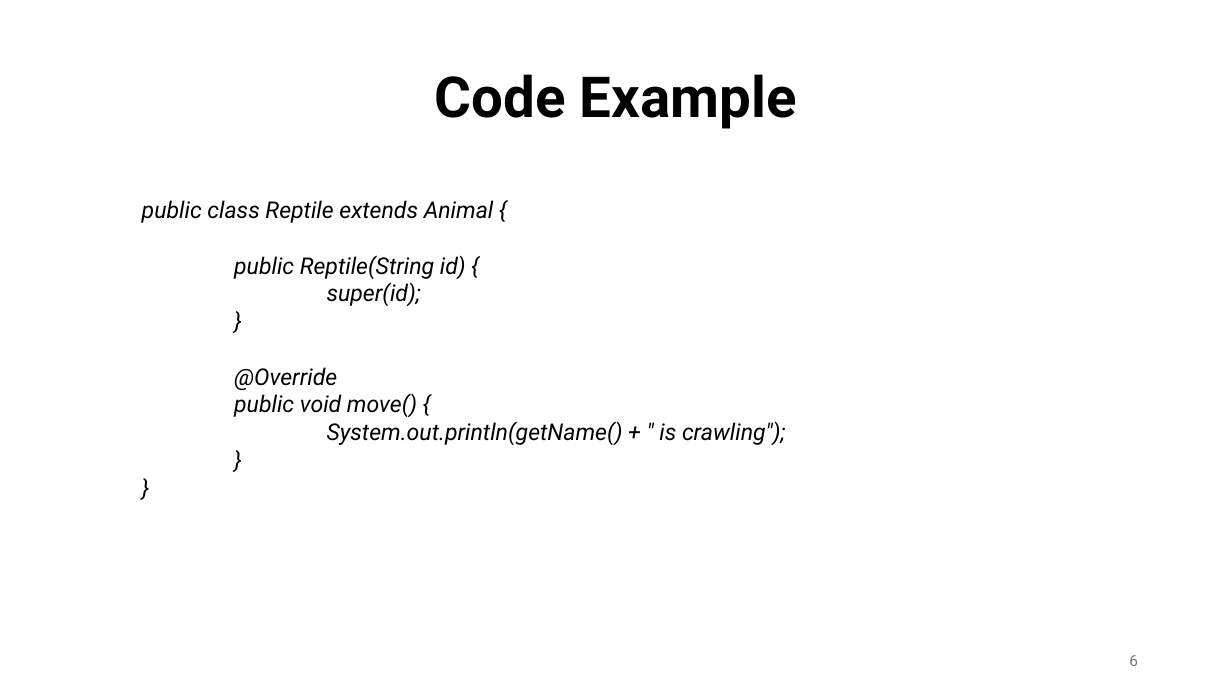
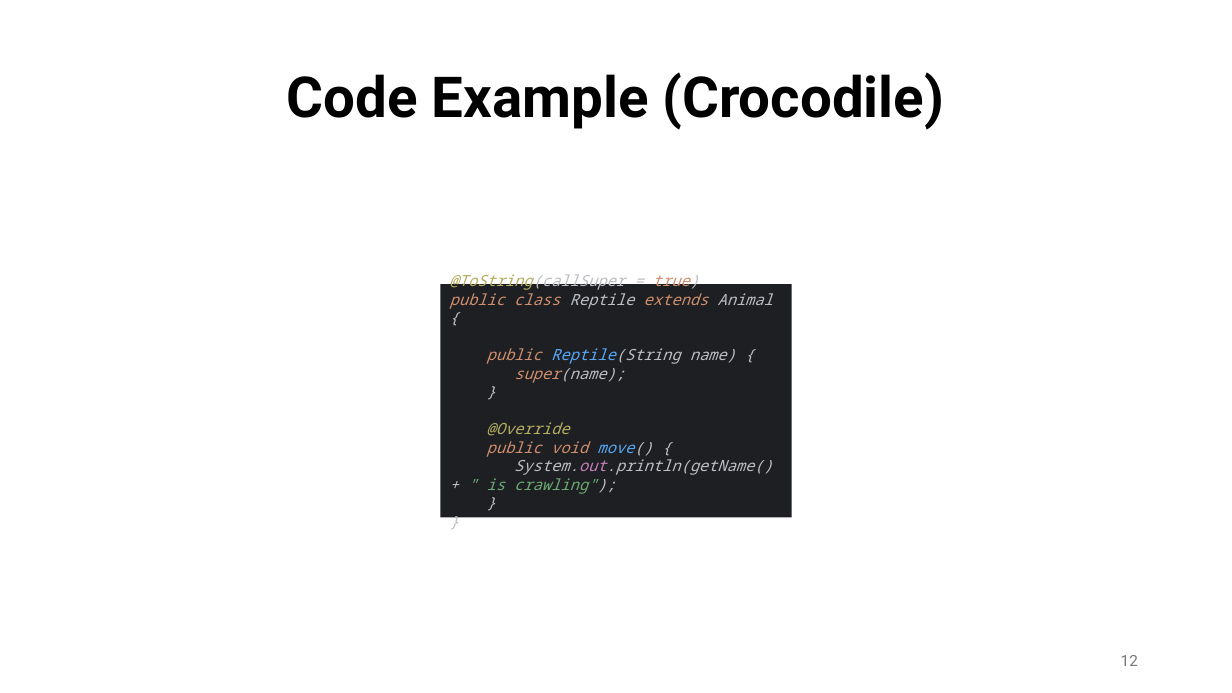
Before and after one commit to aminebag/distributed_systems, a slide deck: slide 12 of java.pptx (slide 6 before the commit). Drawn at 1232x693 pixels with LibreOffice and Linux fonts; fonts in the diff are those of the drawing. Boxes give left, top, right and bottom in pixels: in the first picture for what was removed or moved away, otherwise in the second. Text is boxed around its words. In the diff, an @@ line names an element or a change of style, - is before the commit and + after.

```diff
--- a/java.pptx
+++ b/java.pptx
@@ text at bbox=[287, 72, 945, 130]: text changed @@
-Code Example
+Code Example (Crocodile)
@@ rectangle "@ToString(callSuper = true) public class ...": place and size @@
-rectangle "@ToString(callSuper = true) public class ..." at bbox=[142, 200, 785, 445]
+rectangle "@ToString(callSuper = true) public class ..." at bbox=[441, 285, 792, 518]
@@ rectangle "@ToString(callSuper = true) public class ..." at bbox=[441, 285, 792, 518]: vertical alignment top to middle; fill none to #1E1F22 @@
@@ text in rectangle at bbox=[450, 274, 773, 494]: text changed; size 18 to 12 pt; font Roboto to Noto Sans Mono; text colour #000000 to #BCBEC4 @@
-public class Reptile extends Animal {
-public Reptile(String id) {
-super(id);
-}
-@Override
-public void move() {
-System.out.println(getName() + " is crawling");
-}
-}
+@ToString(callSuper = true)
+public class Reptile extends Animal {
+public Reptile(String name) {
+super(name);
+}
+@Override
+public void move() {
+System.out.println(getName() + " is crawling");
+}
+}
@@ page number at bbox=[1121, 655, 1138, 666]: text changed @@
-6
+12
```
Also in this commit, not shown: 5 other slides changed, 7 slides added, 1 slide removed, 1 other file.
